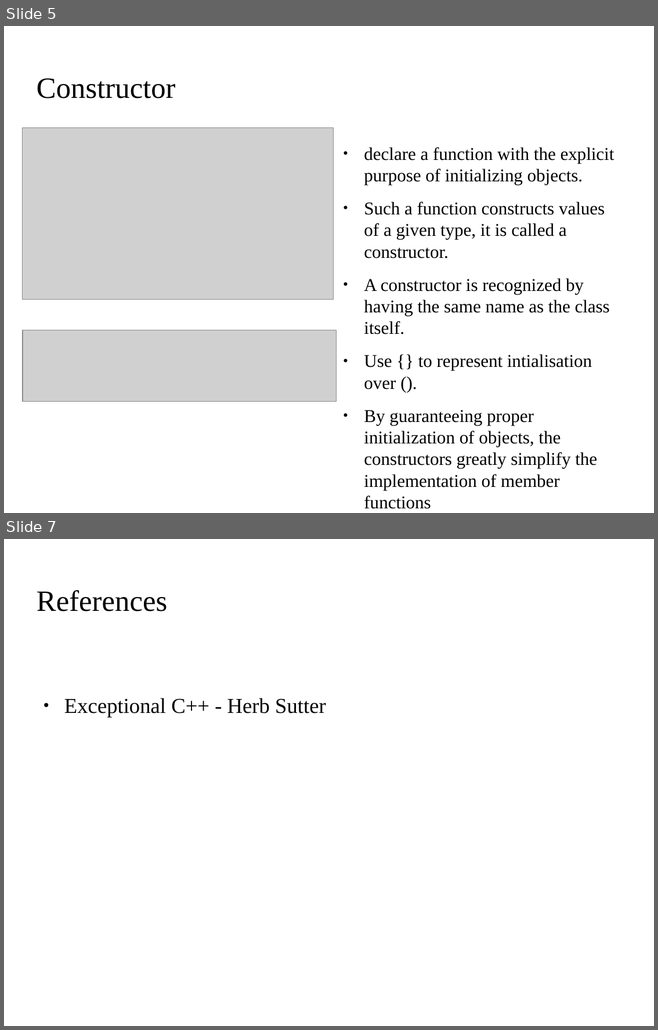
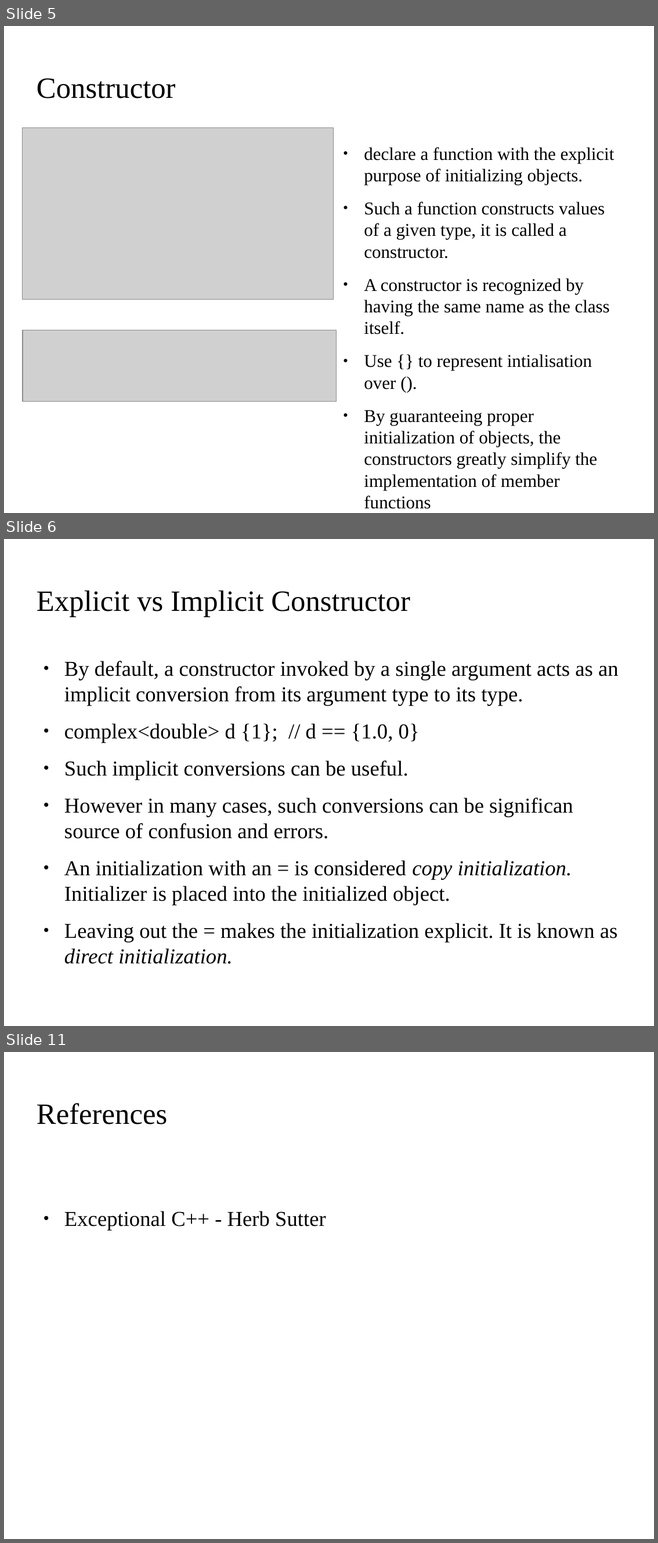
Before and after one commit to kks32/cpp-software-development, a slide deck: Ex11_Classes/Ex11_Classes.odp. Shown one above the other, each under a label of ours: slides 5 and 7 before the commit, slides 5, 6 and 11 after it; the slides between them are not shown. The pictures are 658x1030 and 658x1543 pixels, drawn with LibreOffice and Linux fonts; fonts in the diff are those of the drawing; grey boxes stand for pictures; background and template pictures are left out. Boxes give left, top, right and bottom in pixels: in the first picture for what was removed or moved away, otherwise in the second. Text is boxed around its words. In the diff, an @@ line names an element or a change of style, - is before the commit and + after.

```diff
--- a/Ex11_Classes/Ex11_Classes.odp
+++ b/Ex11_Classes/Ex11_Classes.odp
@@ slide 6 added at bbox=[4, 539, 654, 1026], background picture (left out) @@
@@ title added at bbox=[36, 590, 410, 617], 36 pt, text #000000 @@
+Explicit vs Implicit Constructor
@@ text added at bbox=[64, 661, 618, 943], 26 pt, text #000000 @@
+● By default, a constructor invoked by a single argument acts as an implicit conversion from its argument type to its type.
+● complex<double> d {1}; // d == {1.0, 0}
+● Such implicit conversions can be useful.
+● However in many cases, such conversions can be significan source of confusion and errors.
+● An initialization with an = is considered copy initialization. Initializer is placed into the initialized object.
+● Leaving out the = makes the initialization explicit. It is known as direct initialization.
@@ what was slide 7 is now slide 11 @@
```
Also in this commit, not shown: 1 slide changed, 4 other slides added, 1 slide removed, 1 other file.
